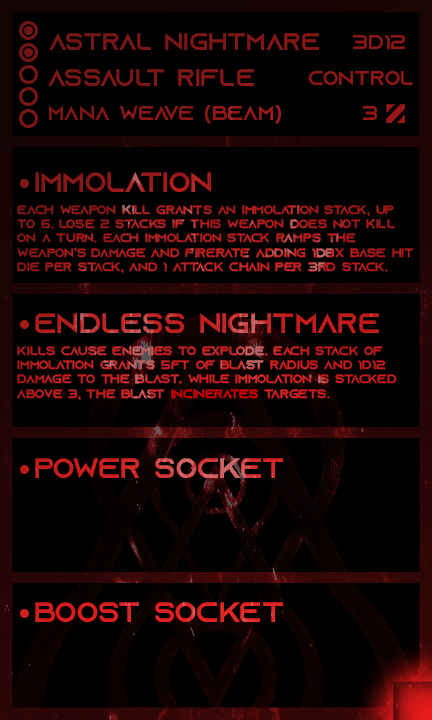
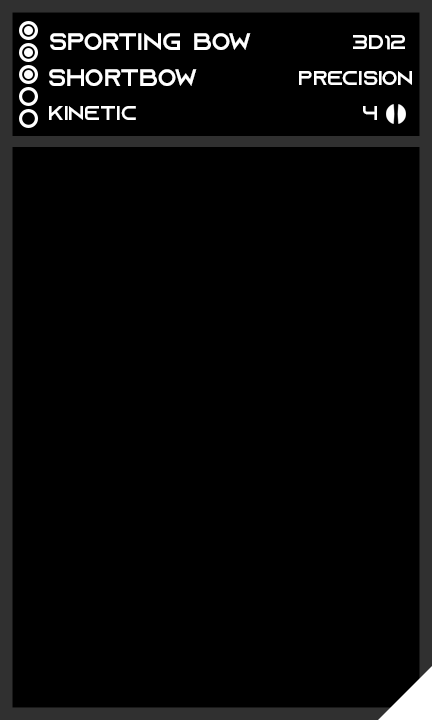
Layered file, before and after one edit (432 × 720). Changes by layer:
hid group "Signatures" (3 layers) over left=0, top=0, right=432, bottom=720
showed "Basic" over left=378, top=666, right=432, bottom=720
hid "Anti Tank" over left=386, top=104, right=405, bottom=123
showed "Standard" over left=386, top=104, right=406, bottom=124
painted on "AP" over left=363, top=106, right=377, bottom=120
renamed "control" to "precision", painted on it over left=299, top=71, right=413, bottom=85
renamed "mana weave (beam)" to "kinetic", painted on it over left=49, top=105, right=281, bottom=124
painted on "archetype" over left=48, top=69, right=254, bottom=86
renamed "astral nightmare" to "sporting bow", painted on it over left=49, top=33, right=319, bottom=50
showed "3" over left=24, top=70, right=33, bottom=79
hid group "Mod Slot 1" (3 layers) over left=17, top=172, right=414, bottom=273
hid group "Mod Slot 2" (4 layers) over left=0, top=283, right=432, bottom=400
hid group "Mod Slot 3" (4 layers) over left=0, top=427, right=432, bottom=478
hid group "Mod Slot 4" (4 layers) over left=0, top=572, right=432, bottom=622
hid "Signature" over left=7, top=313, right=424, bottom=713